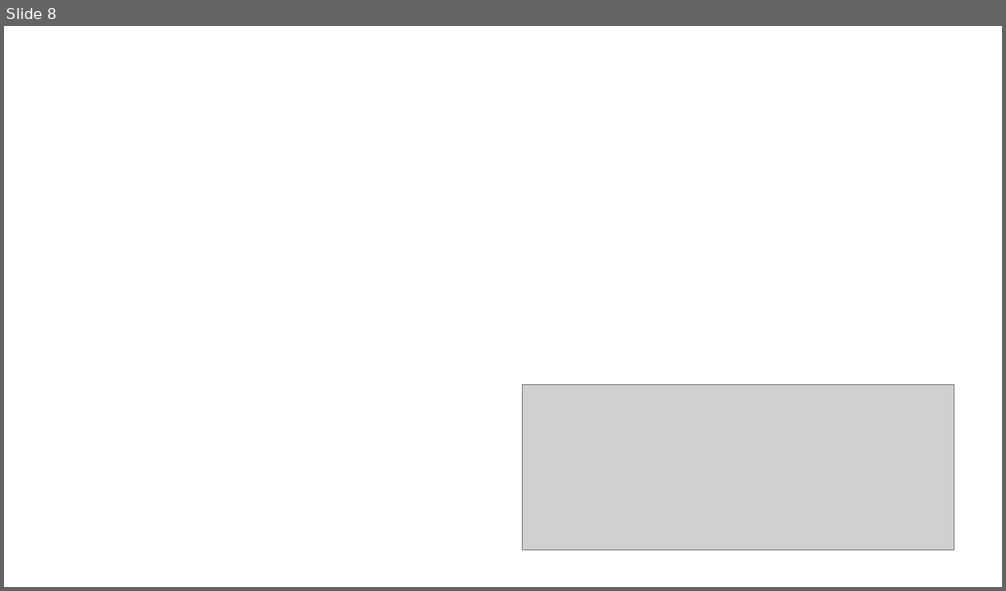
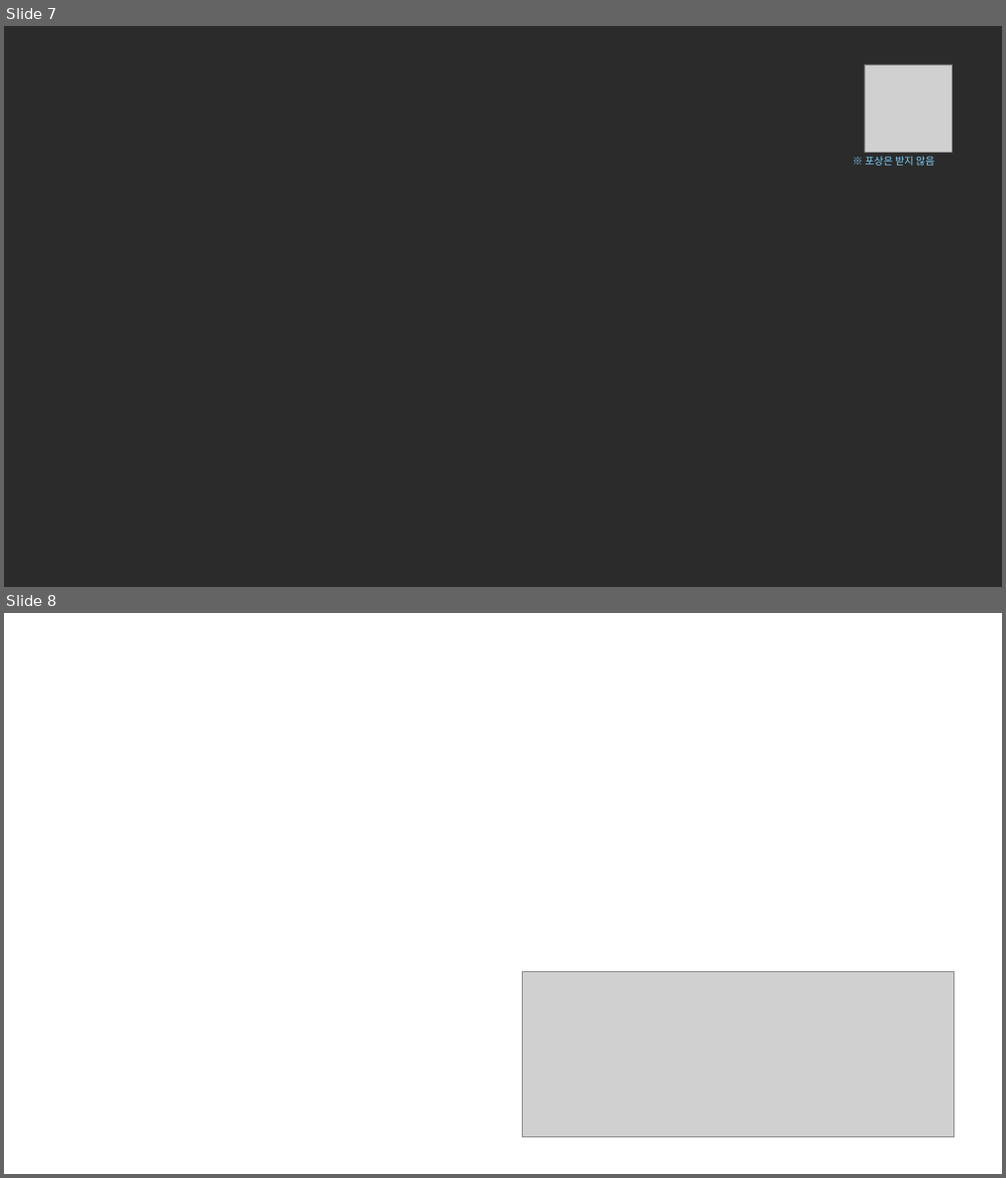
Before and after one commit to cantatapream/SEAGNAL, a slide deck: docs/contest_2026/final/SEAGNAL_final_30.pptx. Shown one above the other, each under a label of ours: slide 8 before the commit, slides 7 and 8 after it. The pictures are 1006x591 and 1006x1178 pixels, drawn with LibreOffice and Linux fonts; fonts in the diff are those of the drawing; grey boxes stand for pictures; background and template pictures are left out; a plain dark background stands for a picture behind light text. Boxes give left, top, right and bottom in pixels: in the first picture for what was removed or moved away, otherwise in the second. Text is boxed around its words. In the diff, an @@ line names an element or a change of style, - is before the commit and + after.

```diff
--- a/docs/contest_2026/final/SEAGNAL_final_30.pptx
+++ b/docs/contest_2026/final/SEAGNAL_final_30.pptx
@@ slide 7 added at [4, 26, 1002, 587], background picture (left out) @@
@@ picture added at [864, 65, 951, 152] @@
@@ text added at [865, 156, 935, 166], 13 pt, text #7DD3FC @@
+※ 포상은 받지 않음
```
Also in this commit, not shown: 1 other slide added, 2 slides removed, 7 other files.
